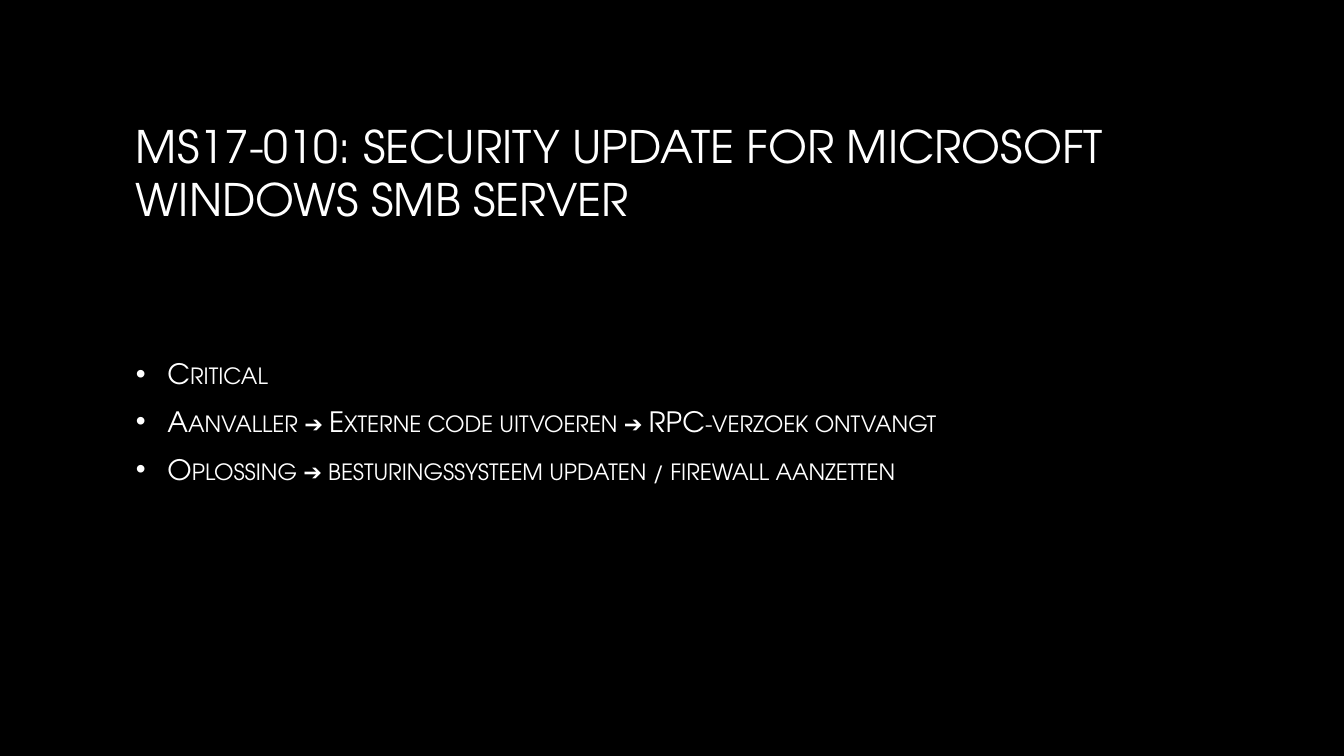
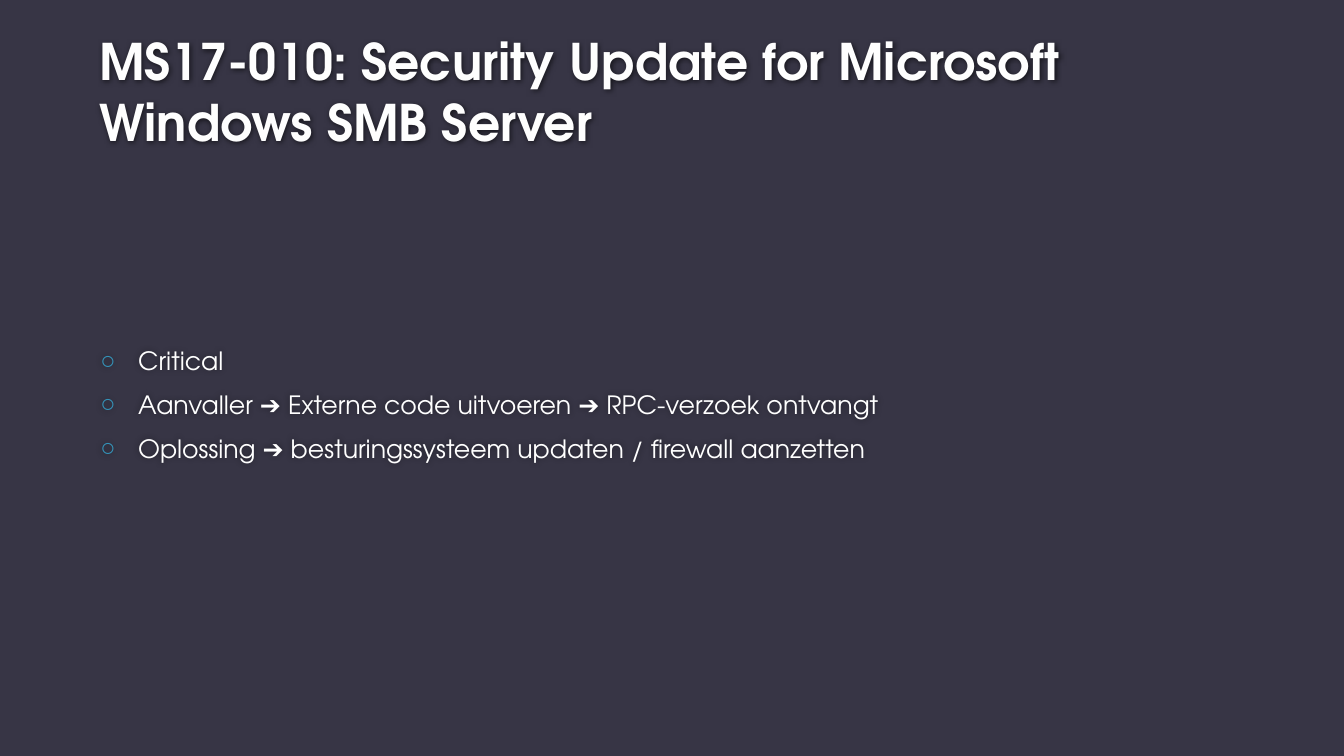
Before and after one commit to Bramelvix/Basic-Security, a slide deck: slide 9 of Opdracht BasicSecurity Systems&Networks aspect/presentatieBS.pptx. Drawn at 1344x756 pixels with LibreOffice and Linux fonts; fonts in the diff are those of the drawing; background and template pictures are left out. Boxes give left, top, right and bottom in pixels: in the first picture for what was removed or moved away, otherwise in the second. Text is boxed around its words. In the diff, an @@ line names an element or a change of style, - is before the commit and + after.

Commit message:
change theme pp

```diff
--- a/Opdracht BasicSecurity Systems&Networks aspect/presentatieBS.pptx
+++ b/Opdracht BasicSecurity Systems&Networks aspect/presentatieBS.pptx
@@ background picture (left out) to #373545 @@
@@ title "MS17-010: Security Update for Microsoft ..." at (x1=99, y1=41, x2=1060, y2=142): vertical alignment middle to bottom @@
@@ title at (x1=99, y1=41, x2=1060, y2=142): text changed; size 32 to 36 pt; text colour gradient #FFFFFF to #A6A6A6 to #FEFEFE; bold on @@
-MS17-010: SECURITY UPDATE FOR MICROSOFT WINDOWS SMB SERVER
+MS17-010: Security Update for Microsoft Windows SMB Server
@@ text "Critical" moved from (x1=328, y1=411, x2=937, y2=481) to (x1=138, y1=351, x2=878, y2=464) @@
@@ text "Critical" at (x1=138, y1=351, x2=878, y2=464): size 20 to 18 pt, text colour gradient #FFFFFF to #BFBFBF to #FFFFFF, small capitals off; bullet • to ○; bullet colour #FFFFFF to #3494BA @@
```
Also in this commit, not shown: 18 other slides changed.
